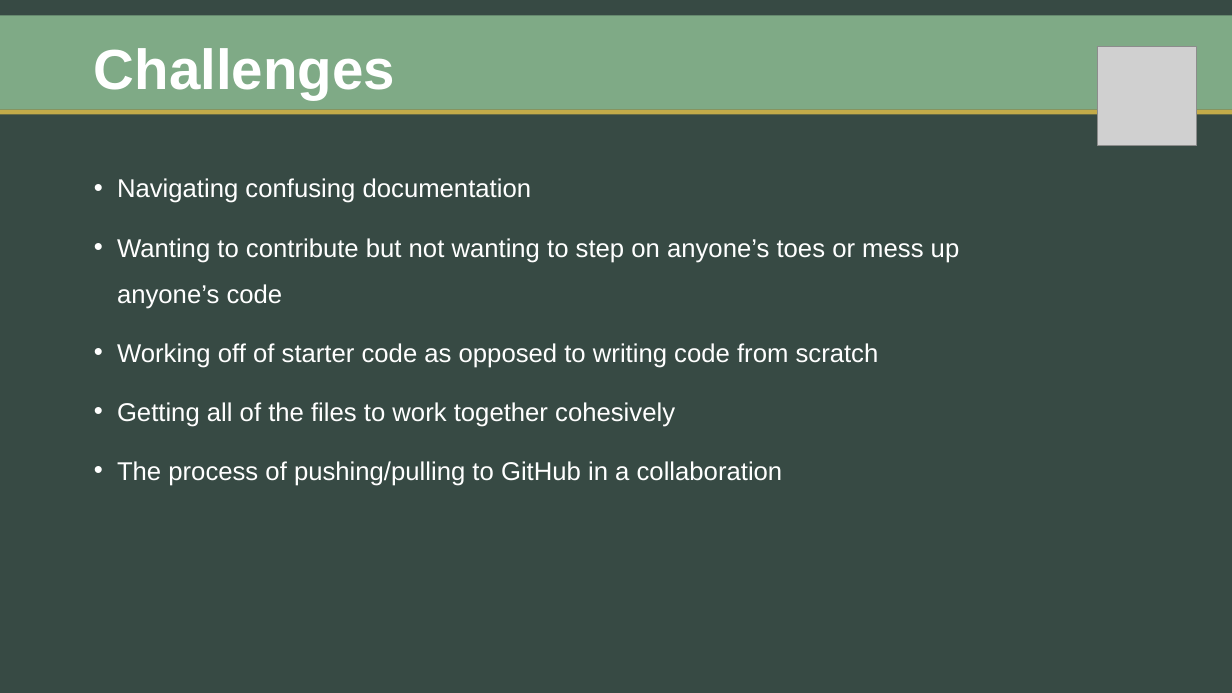
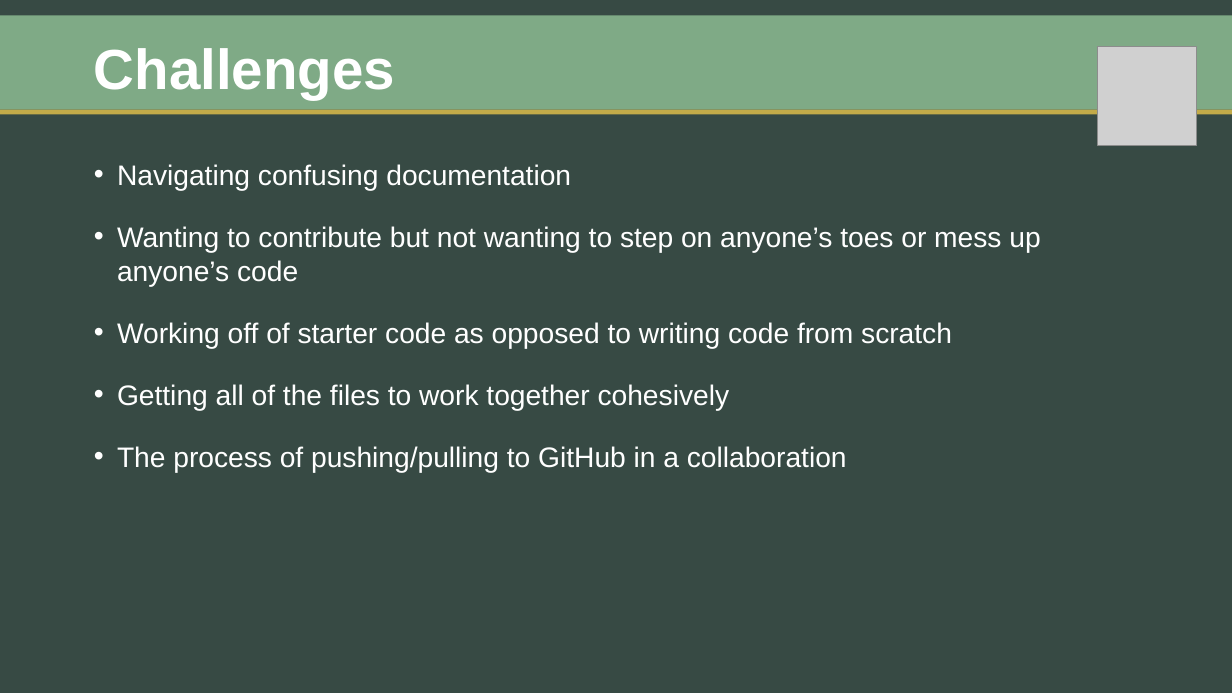
Before and after one commit to zibrahim2046/Project2, a slide deck: slide 6 of FACIA-Presentation.pptx. Drawn at 1232x693 pixels with LibreOffice and Linux fonts; fonts in the diff are those of the drawing; grey boxes stand for pictures. Boxes give left, top, right and bottom in pixels: in the first picture for what was removed or moved away, otherwise in the second. Text is boxed around its words. In the diff, an @@ line names an element or a change of style, - is before the commit and + after.

```diff
--- a/FACIA-Presentation.pptx
+++ b/FACIA-Presentation.pptx
@@ text "Navigating confusing documentation" at (x1=117, y1=164, x2=1040, y2=473): size 20 to 22 pt; line spacing 1.5 to 1; more space between paragraphs @@
```
Also in this commit, not shown: 6 other slides changed, 5 other files.
